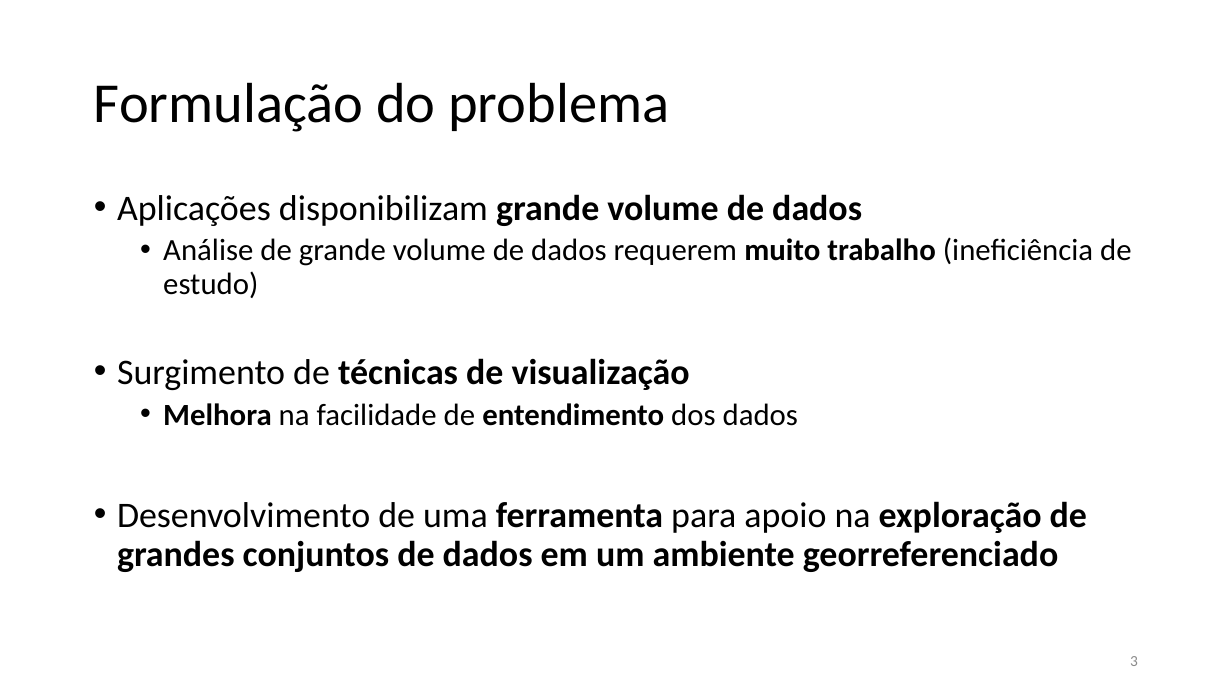
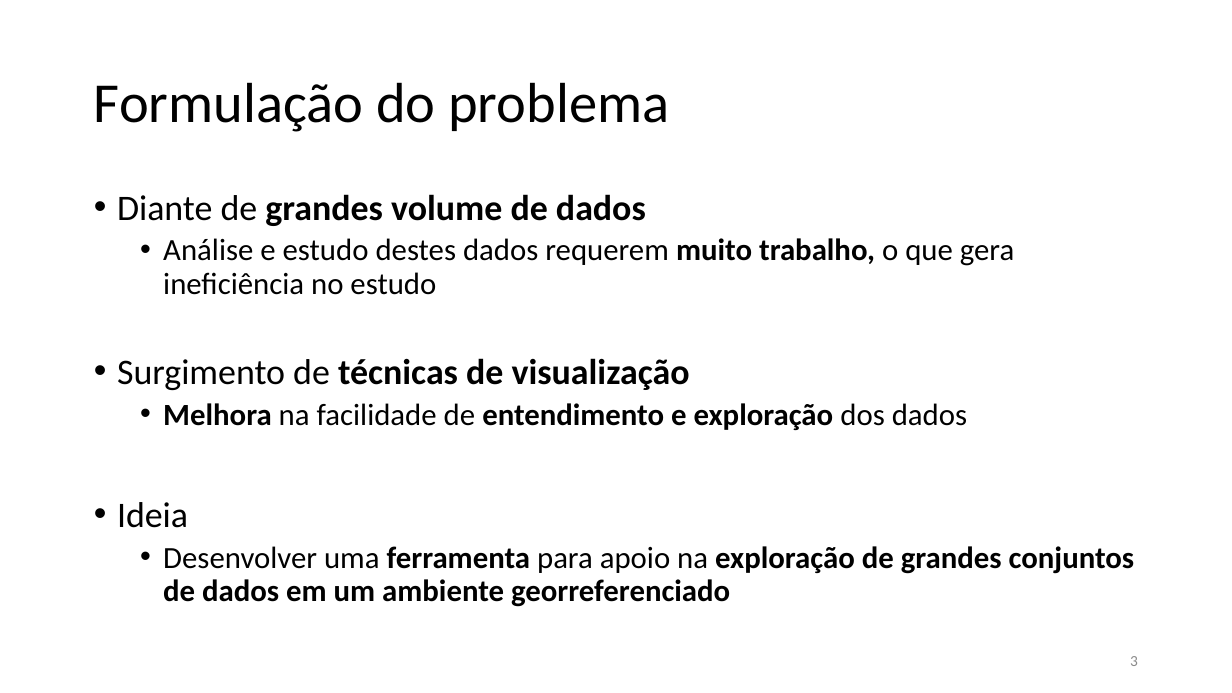
Before and after one commit to renanpupin/geovis, a slide deck: slide 3 of documentos/Slides - ApresentaçãoFinal - TCC3 - RenanPupin.pptx. Drawn at 1232x693 pixels with LibreOffice and Linux fonts; fonts in the diff are those of the drawing. Boxes give left, top, right and bottom in pixels: in the first picture for what was removed or moved away, otherwise in the second. Text is boxed around its words. In the diff, an @@ line names an element or a change of style, - is before the commit and + after.

Commit message:
alterações nos conjuntos de dados e correções no artigo e slides

```diff
--- a/documentos/Slides - ApresentaçãoFinal - TCC3 - RenanPupin.pptx
+++ b/documentos/Slides - ApresentaçãoFinal - TCC3 - RenanPupin.pptx
@@ text at box(117, 194, 1014, 295): text changed @@
-• Aplicações disponibilizam grande volume de dados
-  • Análise de grande volume de dados requerem muito trabalho (ineficiência de estudo)
+• Diante de grandes volume de dados
+  • Análise e estudo destes dados requerem muito trabalho, o que gera ineficiência no estudo
@@ text at box(117, 403, 1135, 607): text changed; size 28 to 24 pt @@
-  • Melhora na facilidade de entendimento dos dados
-• Desenvolvimento de uma ferramenta para apoio na exploração de grandes conjuntos de dados em um ambiente georreferenciado
+  • Melhora na facilidade de entendimento e exploração dos dados
+• Ideia
+  • Desenvolver uma ferramenta para apoio na exploração de grandes conjuntos de dados em um ambiente georreferenciado
```
Also in this commit, not shown: 5 other slides changed, 2 other files.
